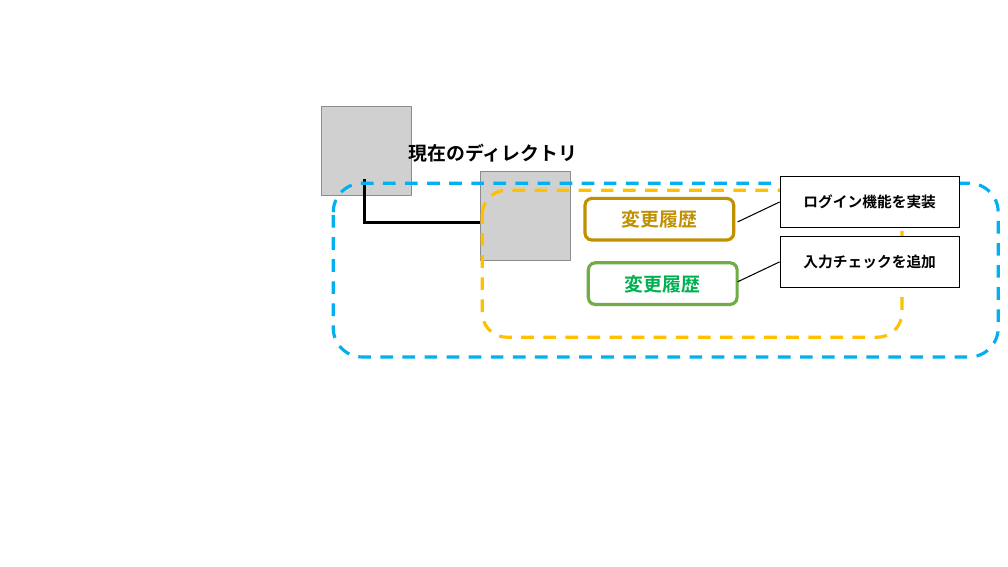
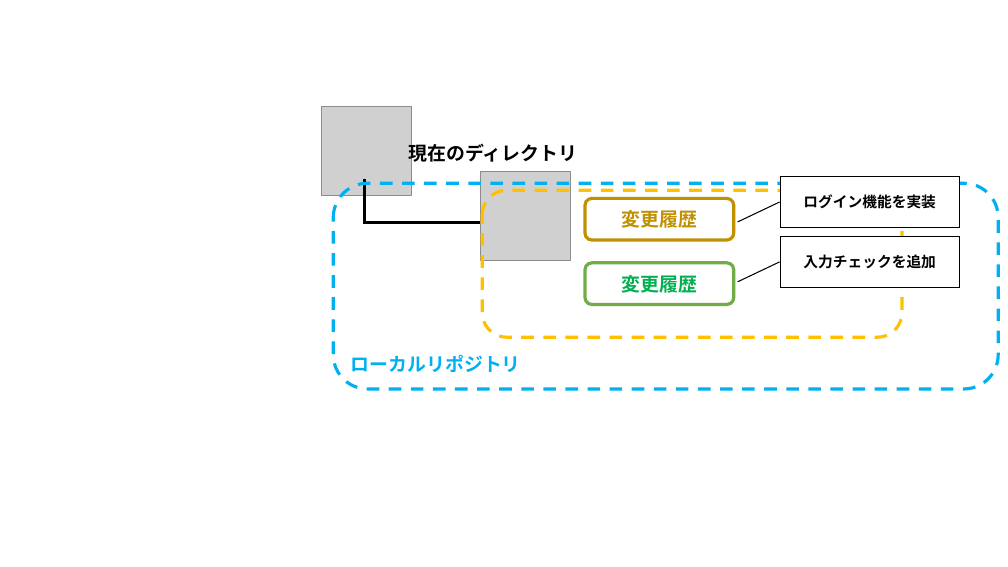
Before and after one commit to nishida2073/ai_navive, a slide deck: slide 31 of 01_テキスト/Git入門_図.pptx. Drawn at 1008x567 pixels with LibreOffice and Linux fonts; fonts in the diff are those of the drawing; grey boxes stand for pictures. Boxes give left, top, right and bottom in pixels: in the first picture for what was removed or moved away, otherwise in the second. Text is boxed around its words. In the diff, an @@ line names an element or a change of style, - is before the commit and + after.

```diff
--- a/01_テキスト/Git入門_図.pptx
+++ b/01_テキスト/Git入門_図.pptx
@@ rounded rectangle "ローカルリポジトリ": place and size @@
-rounded rectangle "ローカルリポジトリ" at [333,183,999,357]
+rounded rectangle "ローカルリポジトリ" at [333,183,999,389]
@@ text in rounded rectangle at [351,354,521,372]: text added @@
+ローカルリポジトリ
```
Also in this commit, not shown: 10 other slides changed, 1 slide added, 1 other file.
